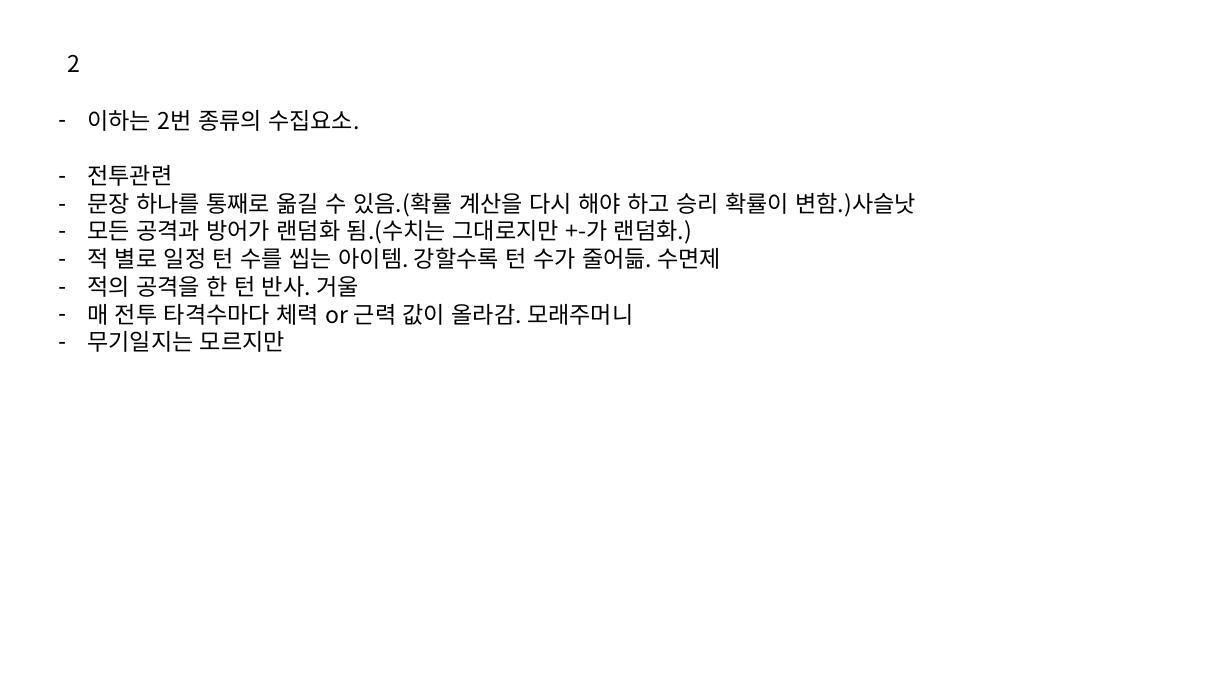
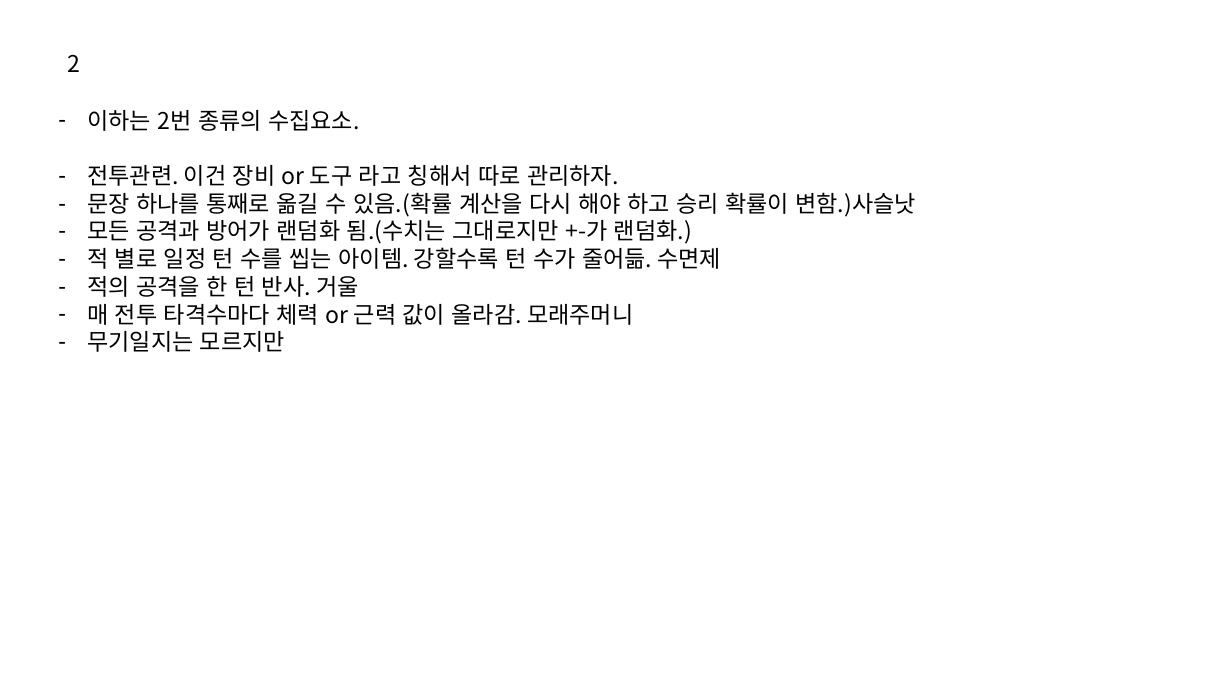
Before and after one commit to IdfKLeh/capstone, a slide deck: slide 3 of 수집요소.pptx. Drawn at 1232x693 pixels with LibreOffice and Linux fonts; fonts in the diff are those of the drawing. Boxes give left, top, right and bottom in pixels: in the first picture for what was removed or moved away, otherwise in the second. Text is boxed around its words. In the diff, an @@ line names an element or a change of style, - is before the commit and + after.

```diff
--- a/수집요소.pptx
+++ b/수집요소.pptx
@@ text at <box>87,165,618,186</box>: text changed @@
-– 전투관련
+– 전투관련. 이건 장비 or 도구 라고 칭해서 따로 관리하자.
```
Also in this commit, not shown: 2 other files.
